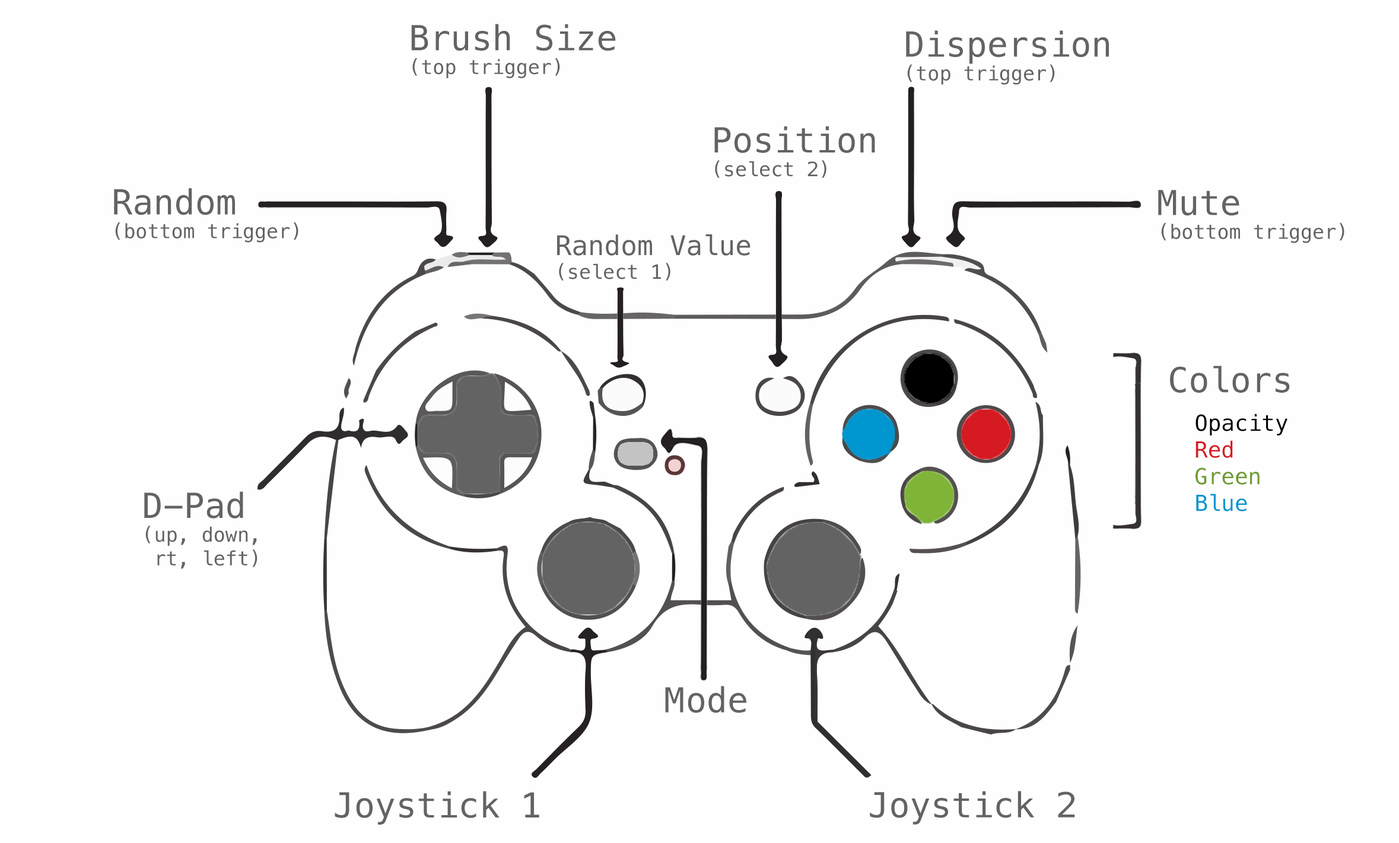
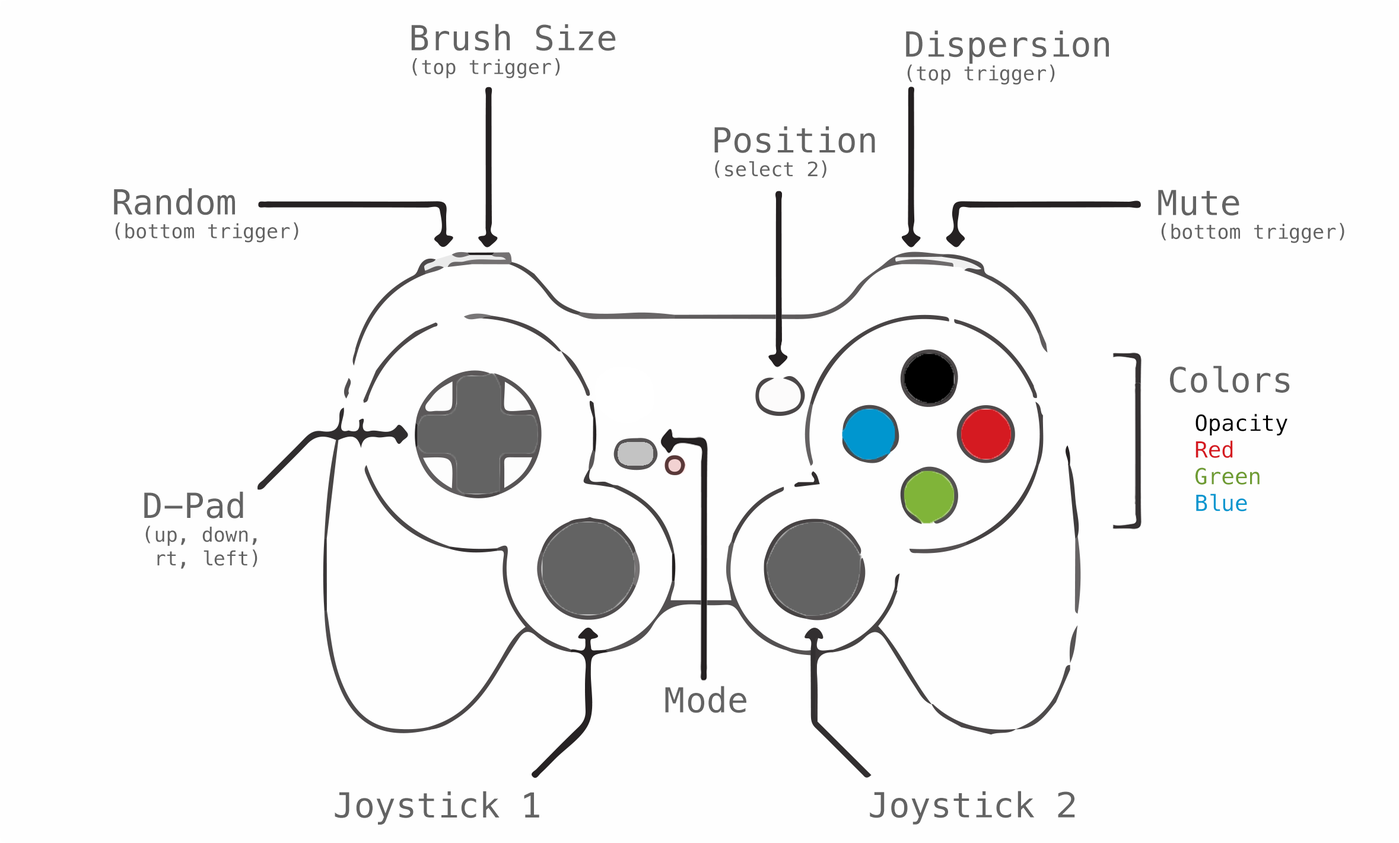
Two versions of the same layered image (1399x843). Layer-by-layer changes:
showed "Cover up select1" over [597, 366, 647, 417]
hid group "Random Value (select1)" (2 layers) over [557, 234, 751, 368]
